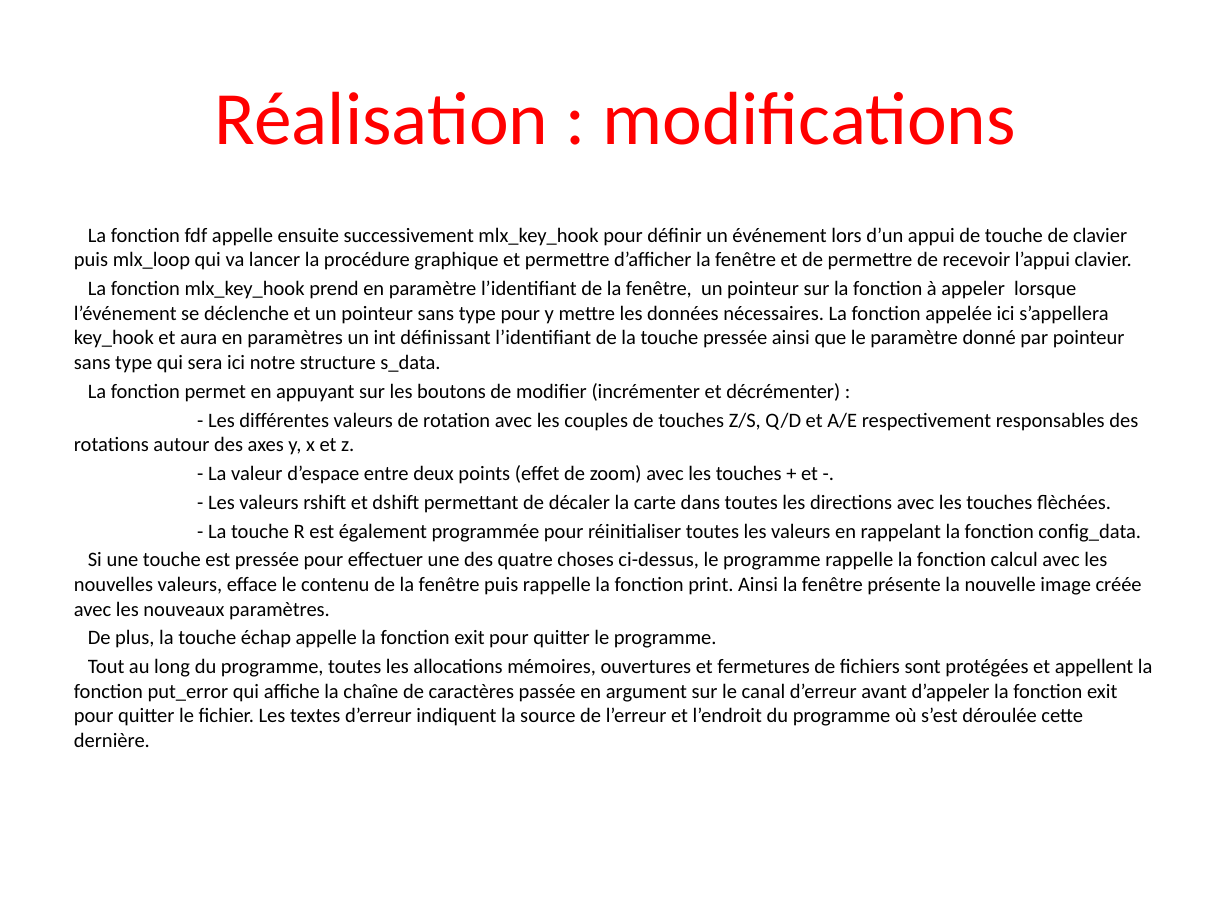
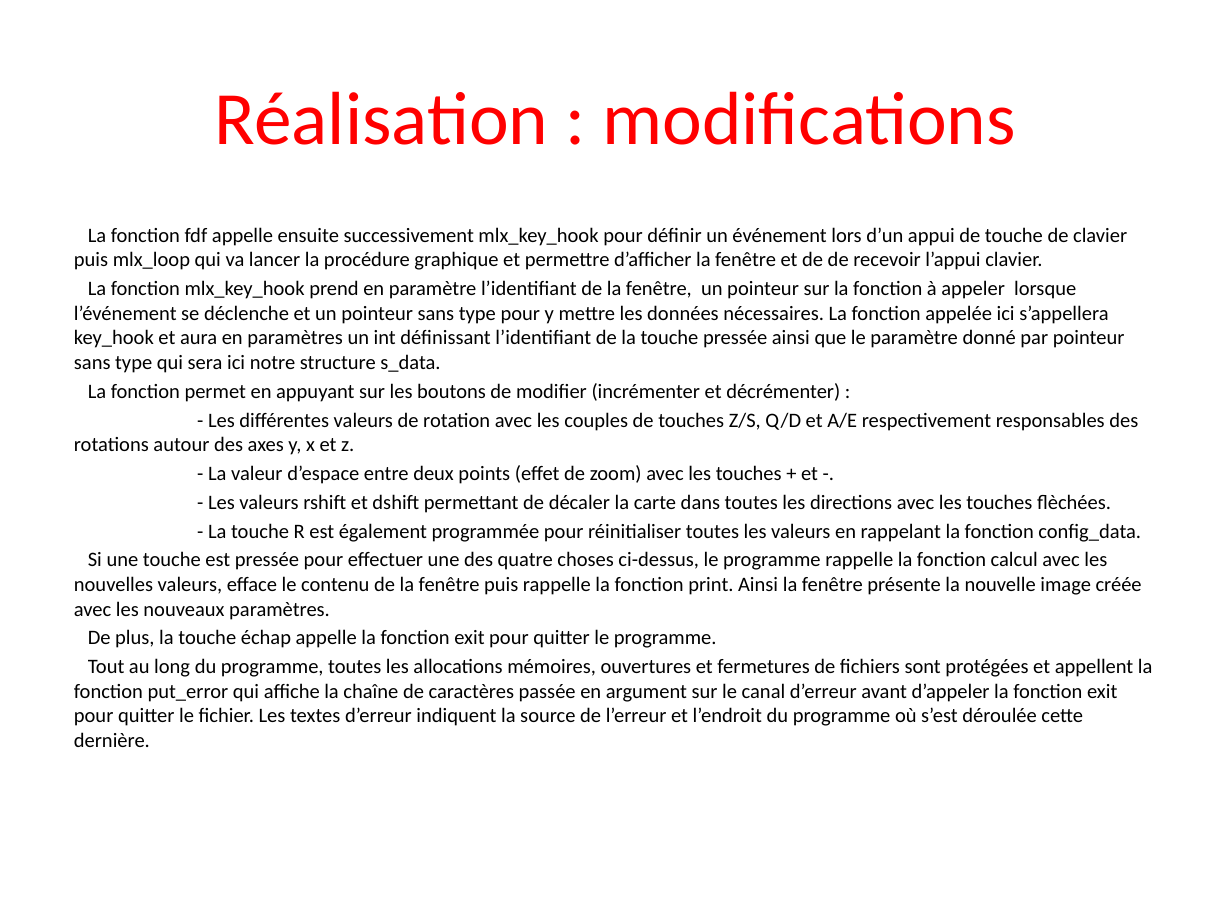
Before and after one commit to Adgeff/fdf, a slide deck: slide 7 of fdf.pptx. Drawn at 1232x924 pixels with LibreOffice and Linux fonts; fonts in the diff are those of the drawing. Boxes give left, top, right and bottom in pixels: in the first picture for what was removed or moved away, otherwise in the second. Text is boxed around its words. In the diff, an @@ line names an element or a change of style, - is before the commit and + after.

```diff
--- a/fdf.pptx
+++ b/fdf.pptx
@@ text at <box>74,227,1127,270</box>: text changed @@
-La fonction fdf appelle ensuite successivement mlx_key_hook pour définir un événement lors d’un appui de touche de clavier puis mlx_loop qui va lancer la procédure graphique et permettre d’afficher la fenêtre et de permettre de recevoir l’appui clavier.
+La fonction fdf appelle ensuite successivement mlx_key_hook pour définir un événement lors d’un appui de touche de clavier puis mlx_loop qui va lancer la procédure graphique et permettre d’afficher la fenêtre et de de recevoir l’appui clavier.
```
Also in this commit, not shown: 2 other slides changed.
